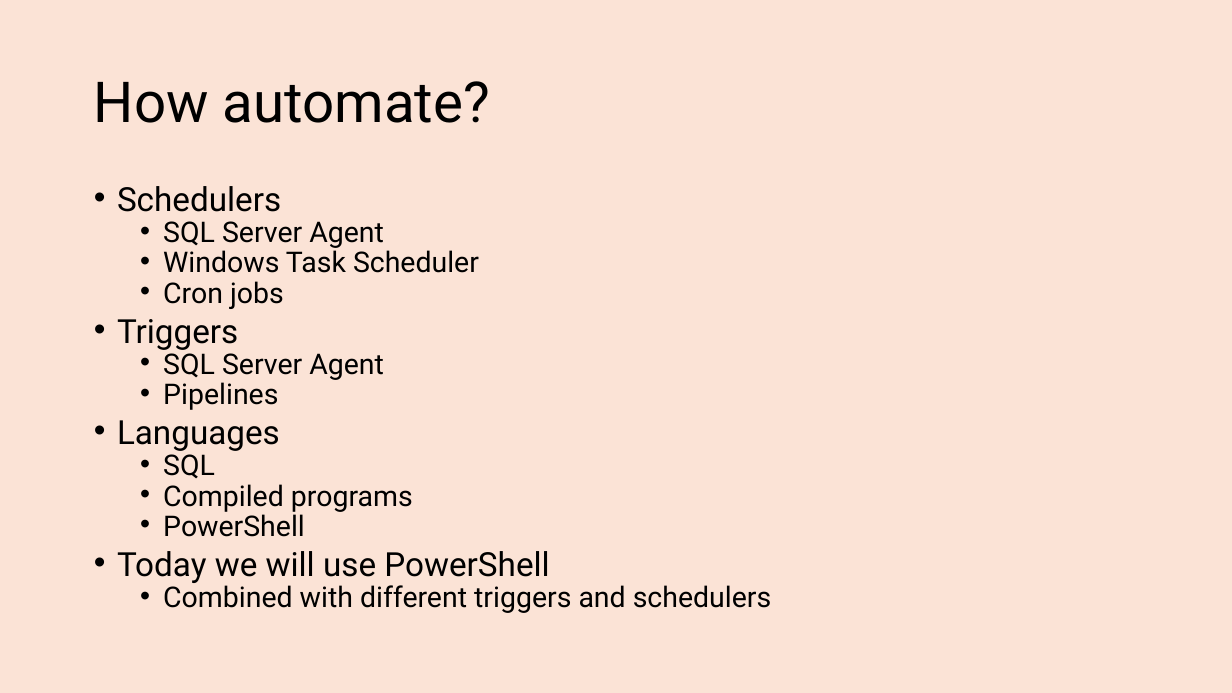
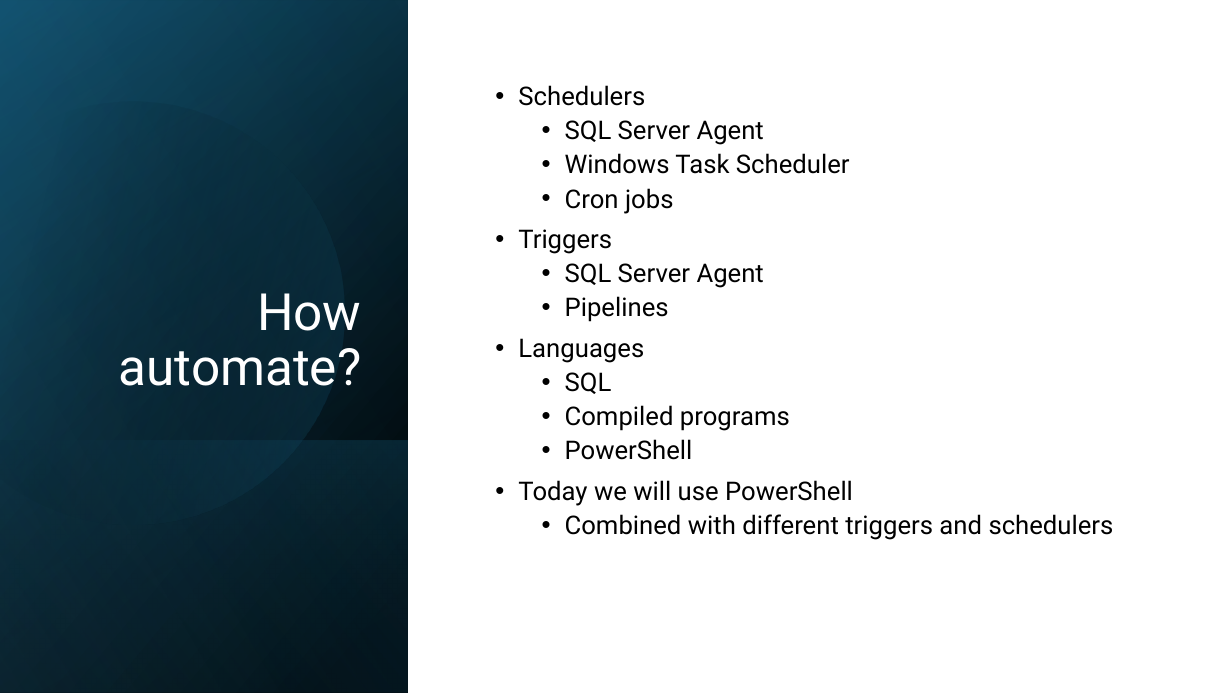
Before and after one commit to transmokopter/Presentations, a slide deck: slide 4 of become-a-metadata-driven-dba/become-a-metadata-driven-dba.pptx. Drawn at 1232x693 pixels with LibreOffice and Linux fonts; fonts in the diff are those of the drawing; background and template pictures are left out. Boxes give left, top, right and bottom in pixels: in the first picture for what was removed or moved away, otherwise in the second. Text is boxed around its words. In the diff, an @@ line names an element or a change of style, - is before the commit and + after.

```diff
--- a/become-a-metadata-driven-dba/become-a-metadata-driven-dba.pptx
+++ b/become-a-metadata-driven-dba/become-a-metadata-driven-dba.pptx
@@ background #FBE3D6 to #FFFFFF @@
@@ rectangle added at (0,0,1232,693), fill #FFFFFF @@
@@ rectangle added at (0,0,409,693), fill gradient #000000 to #104862 @@
@@ rectangle added at (0,1,409,693), fill gradient #000000 to #156082 @@
@@ rectangle added at (0,0,409,692), fill gradient #000000 to #46B1E1 @@
@@ freeform shape added at (0,52,395,567), fill gradient #000000 to #156082 @@
@@ title "How automate?": place and size @@
-title "How automate?" at (94,81,490,123)
+title "How automate?" at (119,293,362,386)
@@ title "How automate?" at (119,293,362,386): size 44 to 40 pt, text colour #000000 to #FFFFFF; alignment left to right; vertical alignment middle to bottom @@
@@ text "Schedulers": place and size @@
-text "Schedulers" at (117,186,771,613)
+text "Schedulers" at (518,85,1114,540)
@@ text "Schedulers" at (518,85,1114,540): size 25.9 to 20 pt in "Schedulers", "Triggers", "Languages", "Today we will use PowerShell"; size 22.2 to 20 pt in "SQL Server Agent", "Windows Task Scheduler", "Cron jobs", "SQL Server Agent" and 5 more places; line spacing 0.7 to 0.9; vertical alignment top to middle @@
@@ rectangle added at (0,440,409,693), fill gradient #156082 to #000000 @@
```
Also in this commit, not shown: 9 other slides changed.
